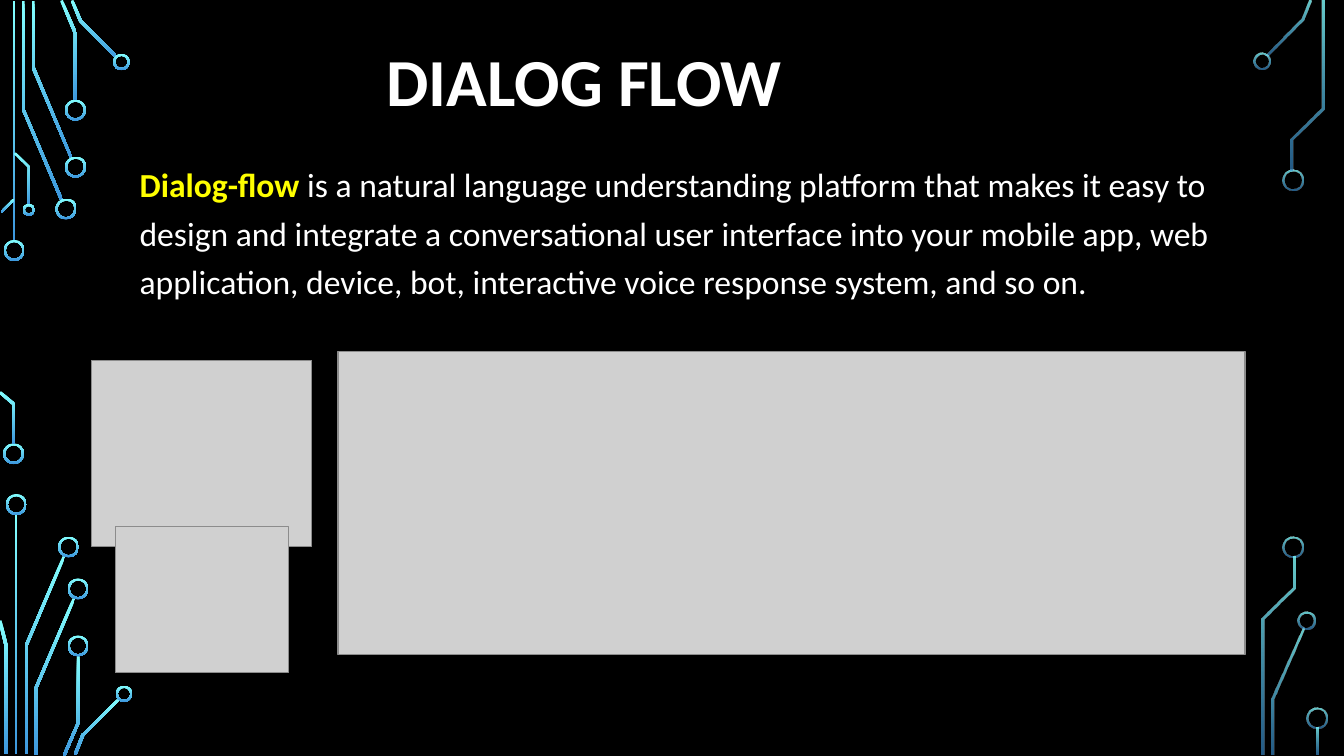
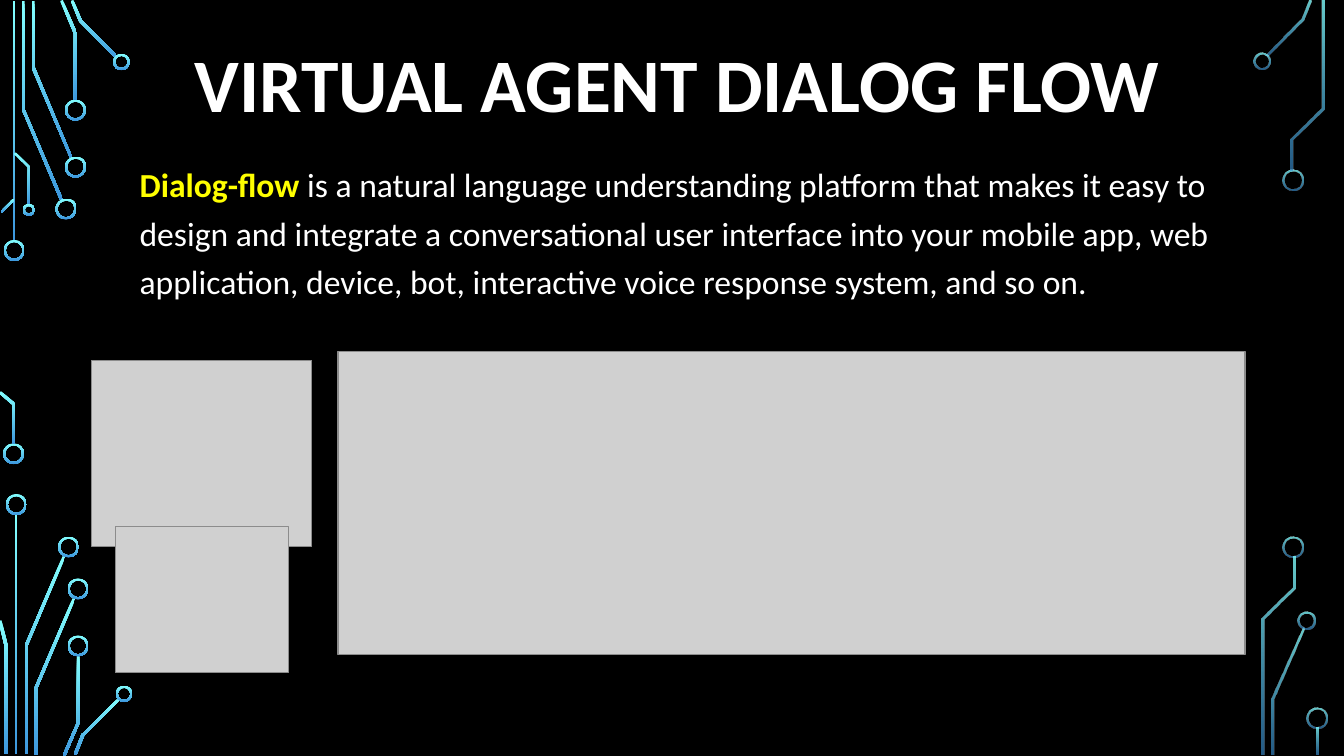
Before and after one commit to chalst1988/EXL-Hackathon, a slide deck: slide 6 of Insurance_Bot_Presentation.pptx. Drawn at 1344x756 pixels with LibreOffice and Linux fonts; fonts in the diff are those of the drawing; grey boxes stand for pictures; background and template pictures are left out. Boxes give left, top, right and bottom in pixels: in the first picture for what was removed or moved away, otherwise in the second. Text is boxed around its words. In the diff, an @@ line names an element or a change of style, - is before the commit and + after.

```diff
--- a/Insurance_Bot_Presentation.pptx
+++ b/Insurance_Bot_Presentation.pptx
@@ title at <box>195,62,1160,113</box>: text changed; size 48 to 54 pt @@
-DIALOG FLOW
+VIRTUAL AGENT DIALOG FLOW
```
Also in this commit, not shown: 1 other slide changed, 1 slide added, 1 other file.
